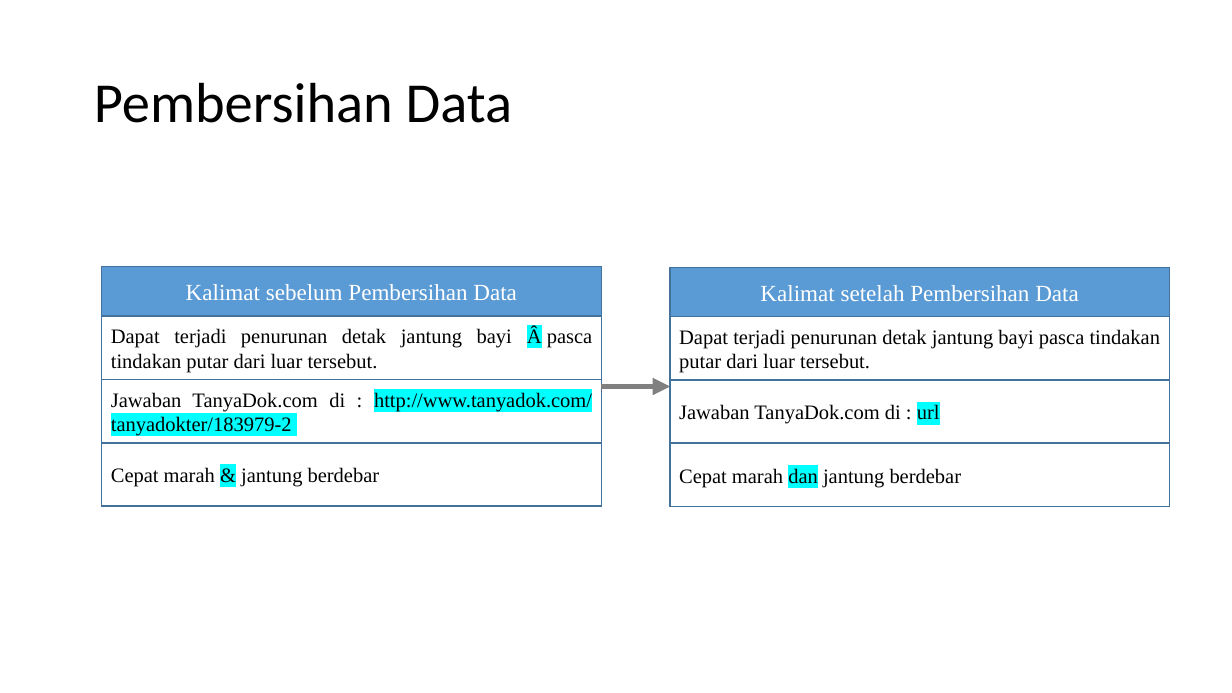
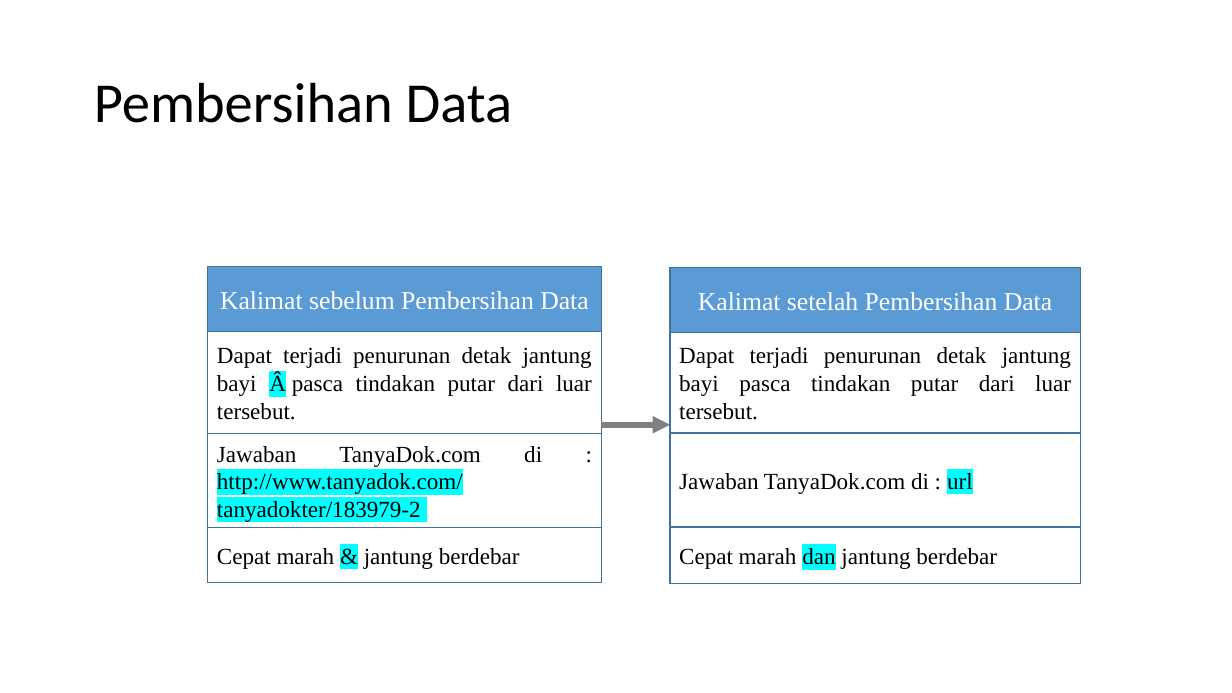
Before and after one commit to valdirachman/srl-doc, a slide deck: slide 2 of images/MER for QA.pptx. Drawn at 1232x693 pixels with LibreOffice and Linux fonts; fonts in the diff are those of the drawing. Boxes give left, top, right and bottom in pixels: in the first picture for what was removed or moved away, otherwise in the second. Text is boxed around its words. In the diff, an @@ line names an element or a change of style, - is before the commit and + after.

Commit message:
Revisi pasca sidang done

```diff
--- a/images/MER for QA.pptx
+++ b/images/MER for QA.pptx
@@ rectangle "Kalimat sebelum Pembersihan Data" at box(208, 267, 602, 332): size 18 to 20 pt @@
@@ rectangle "Kalimat sebelum Pembersihan Data": place and size @@
-rectangle "Kalimat sebelum Pembersihan Data" at box(102, 267, 602, 316)
+rectangle "Kalimat sebelum Pembersihan Data" at box(208, 267, 602, 332)
@@ rectangle "Kalimat setelah Pembersihan Data": place and size @@
-rectangle "Kalimat setelah Pembersihan Data" at box(670, 267, 1170, 316)
+rectangle "Kalimat setelah Pembersihan Data" at box(670, 268, 1080, 333)
@@ rectangle "Kalimat setelah Pembersihan Data" at box(670, 268, 1080, 333): size 18 to 20 pt @@
@@ rectangle "Dapat terjadi penurunan detak jantung ...": place and size @@
-rectangle "Dapat terjadi penurunan detak jantung ..." at box(102, 316, 602, 380)
+rectangle "Dapat terjadi penurunan detak jantung ..." at box(208, 332, 602, 433)
@@ rectangle "Dapat terjadi penurunan detak jantung ...": place and size @@
-rectangle "Dapat terjadi penurunan detak jantung ..." at box(670, 317, 1170, 381)
+rectangle "Dapat terjadi penurunan detak jantung ..." at box(670, 333, 1080, 433)
@@ rectangle "Jawaban TanyaDok.com di : http://www.tanyadok.com/ ...": place and size @@
-rectangle "Jawaban TanyaDok.com di : http://www.tanyadok.com/ ..." at box(102, 380, 602, 444)
+rectangle "Jawaban TanyaDok.com di : http://www.tanyadok.com/ ..." at box(208, 433, 602, 528)
@@ arrow moved from (602, 386) - (670, 386) to (602, 425) - (670, 425) @@
@@ rectangle "Jawaban TanyaDok.com di : url": place and size @@
-rectangle "Jawaban TanyaDok.com di : url" at box(670, 380, 1170, 444)
+rectangle "Jawaban TanyaDok.com di : url" at box(670, 433, 1080, 527)
@@ size 16 to 18 pt in 6 elements at box(670, 333, 1080, 433), box(208, 332, 602, 433), box(670, 433, 1080, 527), box(208, 433, 602, 528), box(670, 528, 1080, 583), box(208, 528, 602, 582) @@
@@ rectangle "Cepat marah & jantung berdebar": place and size @@
-rectangle "Cepat marah & jantung berdebar" at box(102, 443, 602, 506)
+rectangle "Cepat marah & jantung berdebar" at box(208, 528, 602, 582)
@@ rectangle "Cepat marah dan jantung berdebar": place and size @@
-rectangle "Cepat marah dan jantung berdebar" at box(670, 444, 1170, 507)
+rectangle "Cepat marah dan jantung berdebar" at box(670, 528, 1080, 583)
```
Also in this commit, not shown: 9 other slides changed, 2 slides added, 48 other files.
